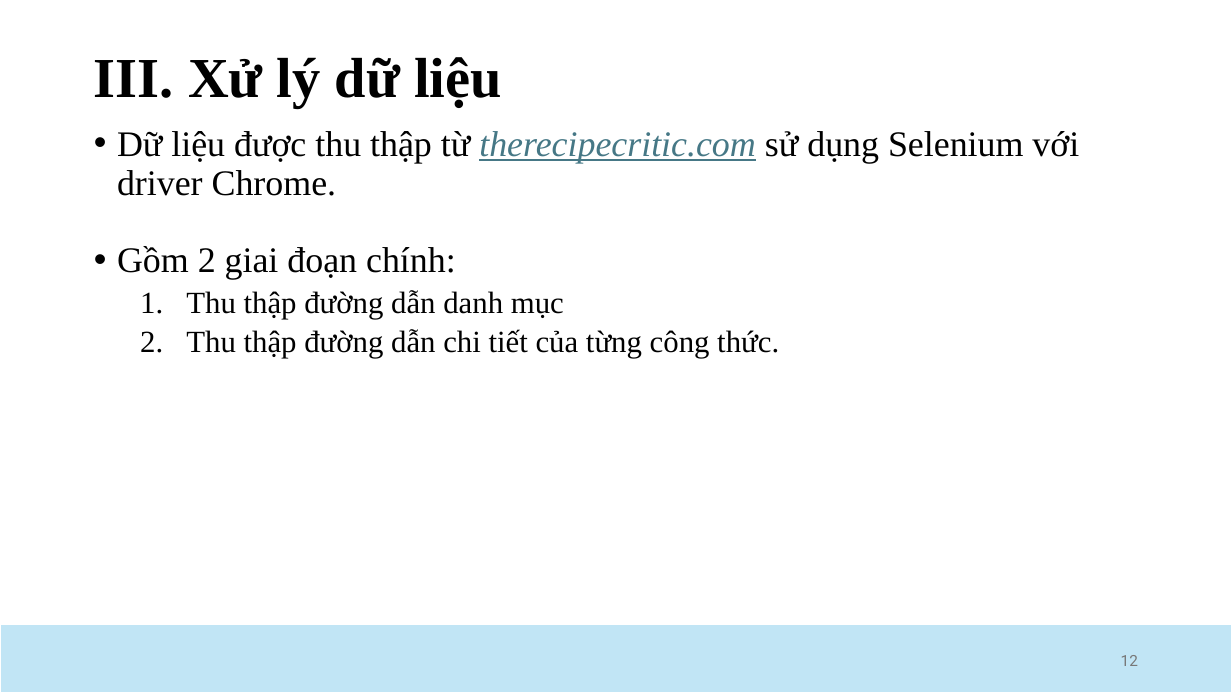
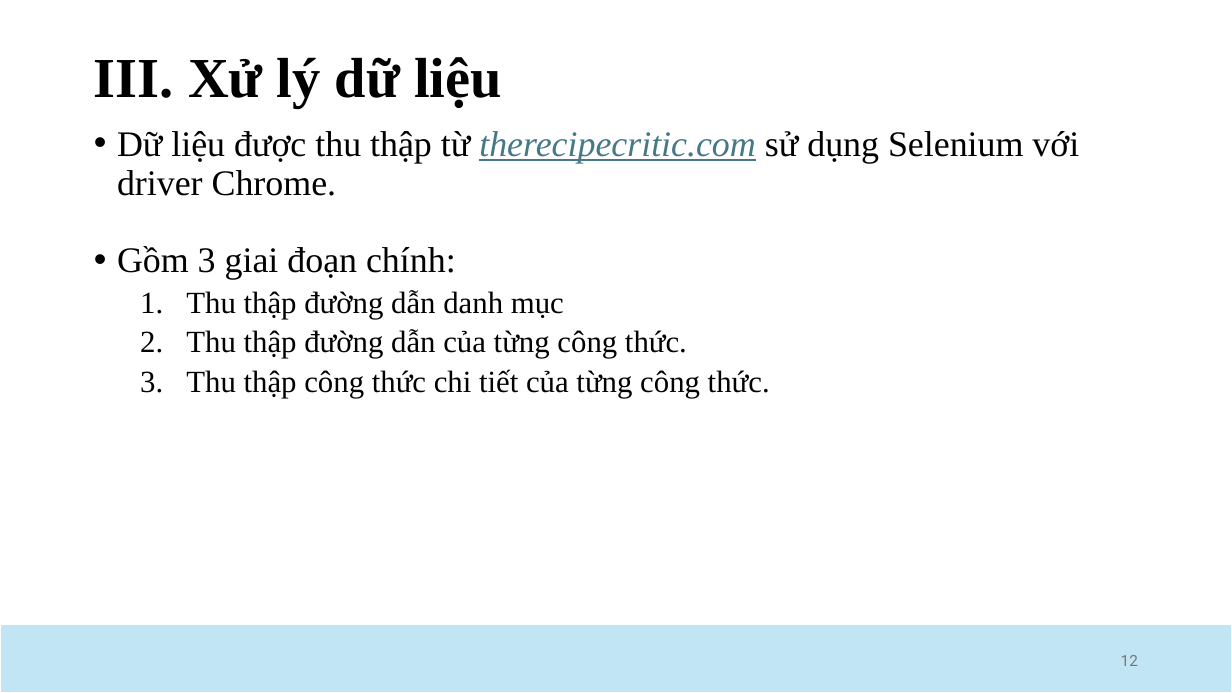
Before and after one commit to HaianCao/FoodChatbot, a slide deck: slide 12 of slide.pptx. Drawn at 1232x693 pixels with LibreOffice and Linux fonts; fonts in the diff are those of the drawing. Boxes give left, top, right and bottom in pixels: in the first picture for what was removed or moved away, otherwise in the second. Text is boxed around its words. In the diff, an @@ line names an element or a change of style, - is before the commit and + after.

```diff
--- a/slide.pptx
+++ b/slide.pptx
@@ text at (x1=117, y1=246, x2=456, y2=279): text changed @@
-• Gồm 2 giai đoạn chính:
+• Gồm 3 giai đoạn chính:
@@ text at (x1=186, y1=329, x2=770, y2=398): text changed @@
-  2. Thu thập đường dẫn chi tiết của từng công thức.
+  2. Thu thập đường dẫn của từng công thức.
+  3. Thu thập công thức chi tiết của từng công thức.
```
Also in this commit, not shown: 3 other slides changed.
